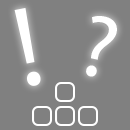
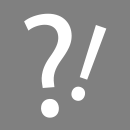
Revision of a layered 130x130 image; what changed, layer by layer:
added group "Groupe 5 copie" with 5 layers above "Groupe 5" over (x1=24, y1=13, x2=107, y2=118)
added group "Groupe 2" (1st of 2, in "Groupe 5 copie") with 4 layers in group "Groupe 5 copie" over (x1=24, y1=13, x2=107, y2=118)
added group "Groupe 4" (1st of 2, in "Groupe 5 copie" › "Groupe 2") with 2 layers in group "Groupe 2" over (x1=24, y1=13, x2=107, y2=118)
added layer "!" (1st of 2, in "Groupe 5 copie" › "Groupe 2" › "Groupe 4") in group "Groupe 4" over (x1=71, y1=25, x2=107, y2=101)
added layer "?" (1st of 2, in "Groupe 5 copie" › "Groupe 2" › "Groupe 4") in group "Groupe 4" over (x1=24, y1=13, x2=72, y2=118)
moved "Groupe 2" (2nd of 2, in "Groupe 5") into group "Groupe 5" over (x1=14, y1=7, x2=117, y2=126)
